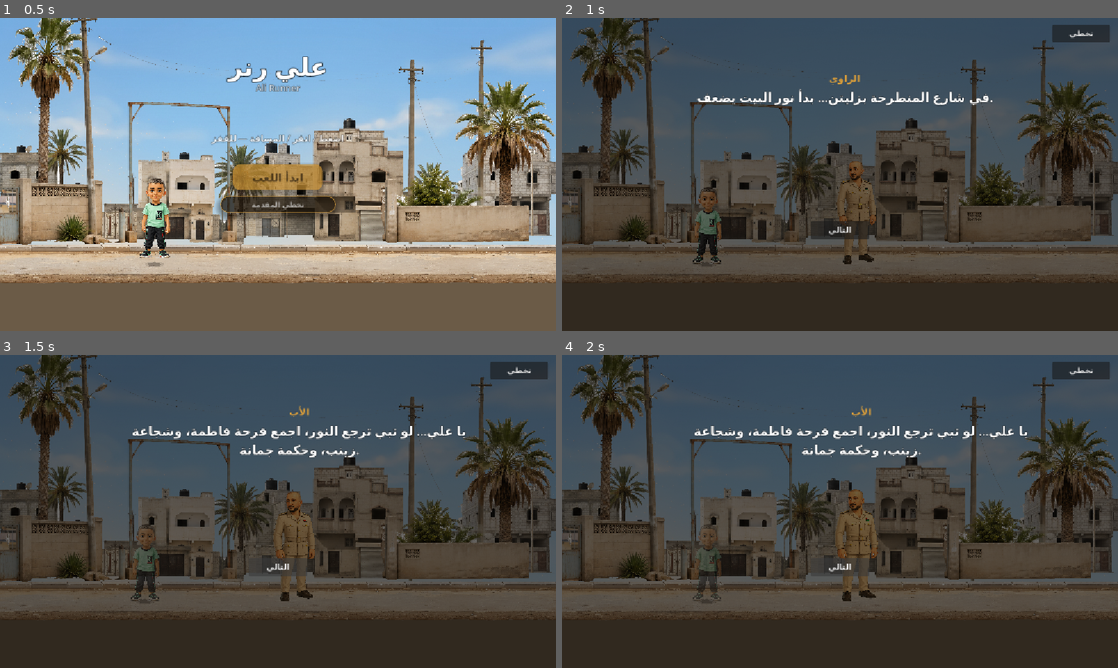
Above: before the commit, frames 1-4 (two rows, left to right).
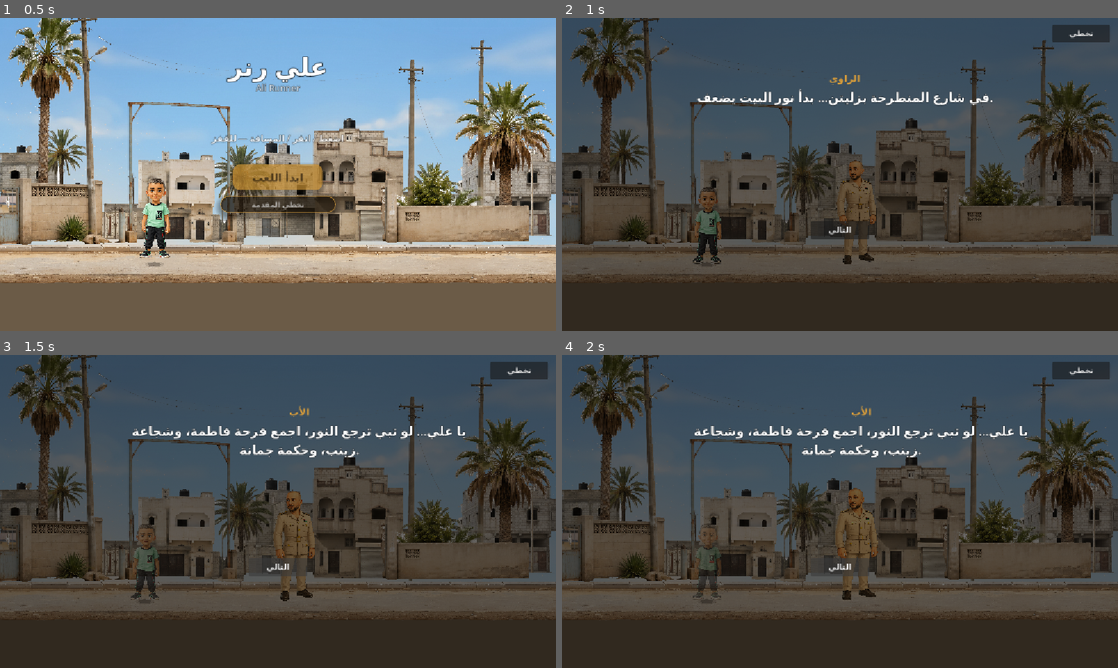
Above: after the commit, the same moments.

Repository: HamzaJwan/Ali-s-Runner
Game: Godot game, scene res://scenes/Main.tscn
Same seed, same stepped clock (60 frames per second), same inputs: the game is played once before the commit and once after it.
Inputs:
- Up to frame 1 (0.5 s): no input
- Up to frame 2 (1 s): click "ابدأ اللعب" at 0.5 s
- Up to frame 3 (1.5 s): click "التالي" at 1.25 s
- Up to frame 4 (2 s): no input

Frame 1 is identical in both runs. In frame 2, 0.1% of the frame differs, in the area x 23-57%, y 45-79%; in frame 3, 0.3%; in frame 4, 0.4%, in the area x 23-57%, y 42-79%.

Commit message:
autopilot: add subtle idle life to story characters
Add a tracked idle-breath tween (position-only, no conflict with
existing scale/modulate systems) for Ali and the active NPC sprite
during the intro and every checkpoint cinematic, plus per-step speaker
emphasis (scale/dim/tint) for checkpoint dialogues that the intro
already had. Father keeps his heroic dim/brighten asymmetry into the
ending scene now too. All new tweens are pause-process aware since
checkpoint dialogue runs with the tree paused, and are fully torn down
by the existing _reset_checkpoint_encounter_state() funnel.

Co-Authored-By: Claude Sonnet 4.6 <noreply@anthropic.com>

Diff:
--- a/scripts/main.gd
+++ b/scripts/main.gd
@@ -200,6 +200,10 @@
 var _intro_focus_tween: Tween
 var _intro_ali_base_scale := Vector2.ONE
 var _intro_father_base_scale := Vector2.ONE
+var _idle_breath_tweens: Dictionary = {}
+var _idle_breath_bases: Dictionary = {}
+var _checkpoint_speaker_tween: Tween
+var _checkpoint_speaker_bases: Dictionary = {}
 
 
 func _ready() -> void:
@@ -484,12 +488,16 @@
 	father_npc.scale = Vector2.ONE
 	father_npc.visible = true
 	_intro_father_base_scale = father_npc.scale
+	_start_idle_breath(player_story_sprite)
+	_start_idle_breath(father_npc_sprite)
 
 
 func _teardown_intro_scene() -> void:
 	if _intro_focus_tween != null and _intro_focus_tween.is_valid():
 		_intro_focus_tween.kill()
 	_intro_focus_tween = null
+	_stop_idle_breath(player_story_sprite)
+	_stop_idle_breath(father_npc_sprite)
 	father_npc.visible = false
 	father_npc.modulate = Color.WHITE
 	father_npc.scale = Vector2.ONE
@@ -566,6 +574,99 @@
 	).set_trans(Tween.TRANS_SINE).set_ease(Tween.EASE_OUT)
 	_intro_focus_tween.tween_property(
 		father_npc, "modulate", father_modulate, INTRO_FOCUS_TWEEN_TIME
+	)
+
+
+func _start_idle_breath(sprite: Node2D) -> void:
+	if sprite == null:
+		return
+	_stop_idle_breath(sprite)
+	var base: Vector2 = sprite.position
+	_idle_breath_bases[sprite] = base
+	var tween := create_tween()
+	tween.set_pause_mode(Tween.TWEEN_PAUSE_PROCESS)
+	tween.set_loops()
+	tween.set_trans(Tween.TRANS_SINE).set_ease(Tween.EASE_IN_OUT)
+	tween.tween_property(sprite, "position:y", base.y - IDLE_BREATH_BOB, IDLE_BREATH_TIME)
+	tween.tween_property(sprite, "position:y", base.y, IDLE_BREATH_TIME)
+	_idle_breath_tweens[sprite] = tween
+
+
+func _stop_idle_breath(sprite: Node2D) -> void:
+	if sprite == null:
+		return
+	var tween: Tween = _idle_breath_tweens.get(sprite)
+	if tween != null and tween.is_valid():
+		tween.kill()
+	_idle_breath_tweens.erase(sprite)
+	if _idle_breath_bases.has(sprite):
+		sprite.position = _idle_breath_bases[sprite]
+		_idle_breath_bases.erase(sprite)
+
+
+func _stop_all_idle_breaths() -> void:
+	for sprite in _idle_breath_tweens.keys().duplicate():
+		_stop_idle_breath(sprite)
+
+
+func _active_helper_sprite() -> Sprite2D:
+	match encounter_controller.character_id:
+		EncounterCharacter.FATIMA:
+			return fatima_npc_sprite
+		EncounterCharacter.ZAINAB:
+			return zainab_npc_sprite
+		EncounterCharacter.JOMANA:
+			return jomana_npc_sprite
+		EncounterCharacter.FATHER:
+			return father_npc_sprite
+	return null
+
+
+func _update_checkpoint_speaker_emphasis(role: int) -> void:
+	var helper_sprite := _active_helper_sprite()
+	if helper_sprite == null:
+		return
+	if not _checkpoint_speaker_bases.has(helper_sprite):
+		_checkpoint_speaker_bases[helper_sprite] = helper_sprite.scale
+	if not _checkpoint_speaker_bases.has(player_story_sprite):
+		_checkpoint_speaker_bases[player_story_sprite] = player_story_sprite.scale
+	var helper_base: Vector2 = _checkpoint_speaker_bases[helper_sprite]
+	var ali_base: Vector2 = _checkpoint_speaker_bases[player_story_sprite]
+	var is_father := encounter_controller.character_id == EncounterCharacter.FATHER
+
+	var helper_scale_mult := 1.0
+	var ali_scale_mult := 1.0
+	var helper_modulate := Color.WHITE
+	var ali_alpha := 1.0
+	match role:
+		DialogueRole.HELPER:
+			helper_scale_mult = INTRO_FOCUS_SCALE
+			helper_modulate = FATHER_SPEAKING_TINT if is_father else Color.WHITE
+			ali_alpha = INTRO_DIM_ALPHA
+		DialogueRole.ALI:
+			ali_scale_mult = INTRO_FOCUS_SCALE
+			var dim_alpha: float = (
+				FATHER_NON_SPEAKER_DIM_ALPHA if is_father else INTRO_DIM_ALPHA
+			)
+			helper_modulate = Color(1.0, 1.0, 1.0, dim_alpha)
+
+	if _checkpoint_speaker_tween != null and _checkpoint_speaker_tween.is_valid():
+		_checkpoint_speaker_tween.kill()
+	_checkpoint_speaker_tween = create_tween().set_parallel()
+	_checkpoint_speaker_tween.set_pause_mode(Tween.TWEEN_PAUSE_PROCESS)
+	_checkpoint_speaker_tween.tween_property(
+		helper_sprite, "scale", helper_base * helper_scale_mult,
+		INTRO_FOCUS_TWEEN_TIME
+	).set_trans(Tween.TRANS_SINE).set_ease(Tween.EASE_OUT)
+	_checkpoint_speaker_tween.tween_property(
+		helper_sprite, "modulate", helper_modulate, INTRO_FOCUS_TWEEN_TIME
+	)
+	_checkpoint_speaker_tween.tween_property(
+		player_story_sprite, "scale", ali_base * ali_scale_mult,
+		INTRO_FOCUS_TWEEN_TIME
+	).set_trans(Tween.TRANS_SINE).set_ease(Tween.EASE_OUT)
+	_checkpoint_speaker_tween.tween_property(
+		player_story_sprite, "modulate:a", ali_alpha, INTRO_FOCUS_TWEEN_TIME
 	)
 
 
@@ -817,29 +918,32 @@
 
 func _show_father_ending_family_group() -> void:
 	_position_family_companion(
-		fatima_npc, companion_fatima_joined, EncounterCharacter.FATIMA,
-		FAMILY_GROUP_FATIMA_X
+		fatima_npc, fatima_npc_sprite, companion_fatima_joined,
+		EncounterCharacter.FATIMA, FAMILY_GROUP_FATIMA_X
 	)
 	_position_family_companion(
-		zainab_npc, companion_zainab_joined, EncounterCharacter.ZAINAB,
-		FAMILY_GROUP_ZAINAB_X
+		zainab_npc, zainab_npc_sprite, companion_zainab_joined,
+		EncounterCharacter.ZAINAB, FAMILY_GROUP_ZAINAB_X
 	)
 	_position_family_companion(
-		jomana_npc, companion_jomana_joined, EncounterCharacter.JOMANA,
-		FAMILY_GROUP_JOMANA_X
+		jomana_npc, jomana_npc_sprite, companion_jomana_joined,
+		EncounterCharacter.JOMANA, FAMILY_GROUP_JOMANA_X
 	)
 
 
 func _position_family_companion(
-		npc: Node2D, joined: bool, character: int, group_x: float
+		npc: Node2D, npc_sprite: Node2D, joined: bool, character: int,
+		group_x: float
 ) -> void:
 	if not joined:
 		npc.visible = false
+		_stop_idle_breath(npc_sprite)
 		return
 	npc.position = Vector2(group_x, _get_encounter_world_y(character))
 	npc.scale = Vector2(FAMILY_GROUP_SCALE, FAMILY_GROUP_SCALE)
 	npc.modulate.a = 1.0
 	npc.visible = true
+	_start_idle_breath(npc_sprite)
 
 
 func _prepare_player_for_encounter() -> void:
@@ -864,6 +968,8 @@
 	audio_manager.duck_music()
 	if encounter_controller.character_id == EncounterCharacter.FATHER:
 		_show_father_ending_family_group()
+	_start_idle_breath(player_story_sprite)
+	_start_idle_breath(_active_helper_sprite())
 	_configure_checkpoint_panel()
 	_show_encounter_dialogue_step()
 	checkpoint_panel.visible = true
@@ -900,6 +1006,7 @@
 	var role: int = step["role"]
 	var text: String = step["text"]
 	_position_dialogue_bubble_for_speaker(role)
+	_update_checkpoint_speaker_emphasis(role)
 	checkpoint_speaker_name.text = _get_speaker_name(role)
 	match role:
 		DialogueRole.HELPER:
@@ -1131,6 +1238,17 @@
 	checkpoint_panel.modulate.a = 1.0
 	checkpoint_card.scale = Vector2.ONE
 	countdown_overlay.visible = false
+	_stop_all_idle_breaths()
+	if _checkpoint_speaker_tween != null and _checkpoint_speaker_tween.is_valid():
+		_checkpoint_speaker_tween.kill()
+	_checkpoint_speaker_tween = null
+	for speaker_sprite: Node2D in [
+		fatima_npc_sprite, zainab_npc_sprite, jomana_npc_sprite,
+		father_npc_sprite, player_story_sprite
+	]:
+		speaker_sprite.modulate = Color.WHITE
+		if _checkpoint_speaker_bases.has(speaker_sprite):
+			speaker_sprite.scale = _checkpoint_speaker_bases[speaker_sprite]
 
 
 func _update_companion_ribbon() -> void:
Not shown, changed: docs/AUTOPILOT_PROGRESS.md
